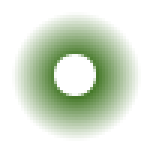
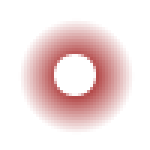
Before/after of a 150 × 150 layered artwork. What changed in the layer stack:
painted on "Layer" over [12, 12, 141, 141]
